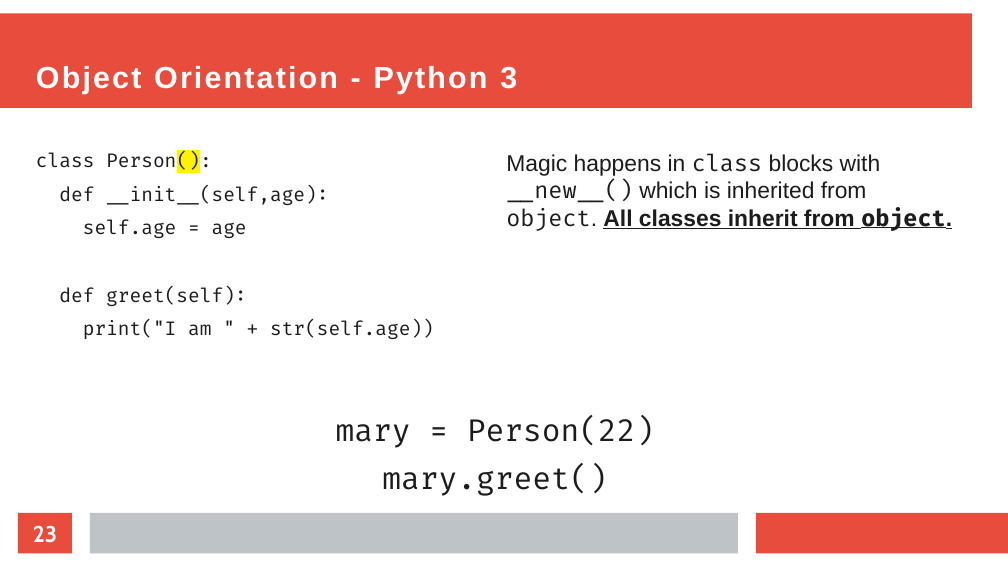
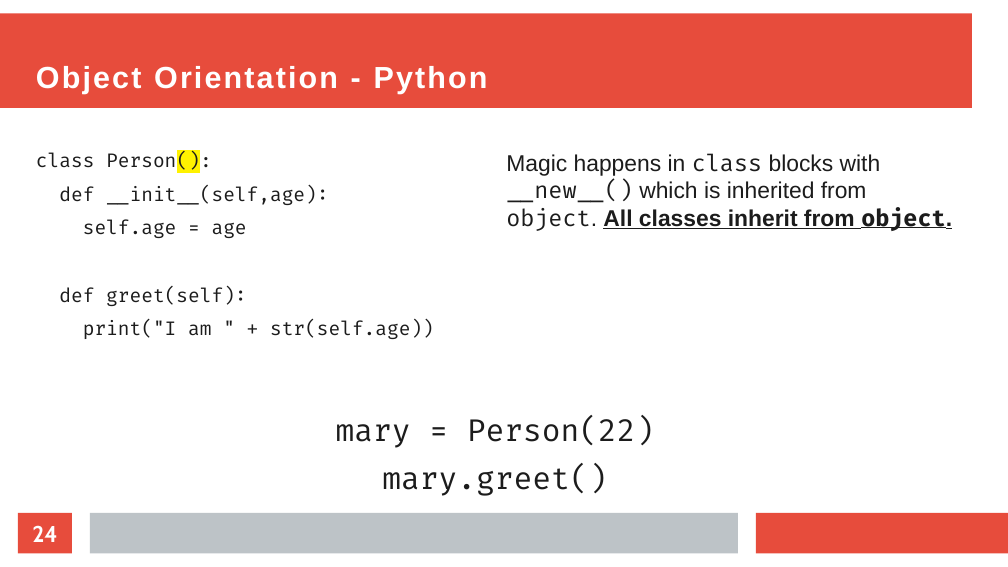
Before and after one commit to EvanCarroll/tech-presentations, a slide deck: slide 24 of perl/objects.odp (slide 23 before the commit). Drawn at 1008x567 pixels with LibreOffice and Linux fonts; fonts in the diff are those of the drawing. Boxes give left, top, right and bottom in pixels: in the first picture for what was removed or moved away, otherwise in the second. Text is boxed around its words. In the diff, an @@ line names an element or a change of style, - is before the commit and + after.

```diff
--- a/perl/objects.odp
+++ b/perl/objects.odp
@@ title at <box>36,66,488,94</box>: text changed @@
-Object Orientation - Python 3
+Object Orientation - Python
@@ page number at <box>32,525,57,542</box>: text changed @@
-23
+24
```
Also in this commit, not shown: 15 other slides changed, 1 slide added.
